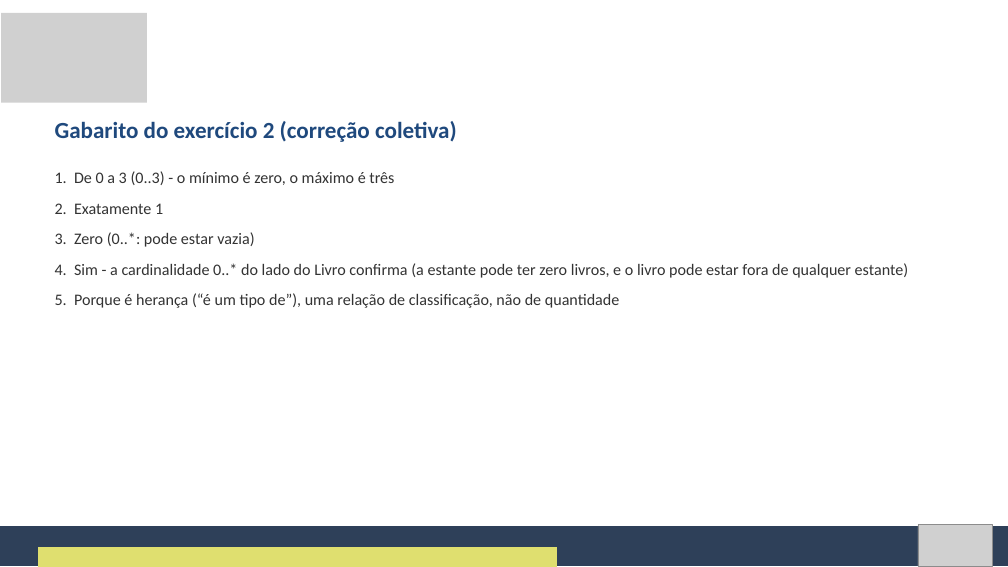
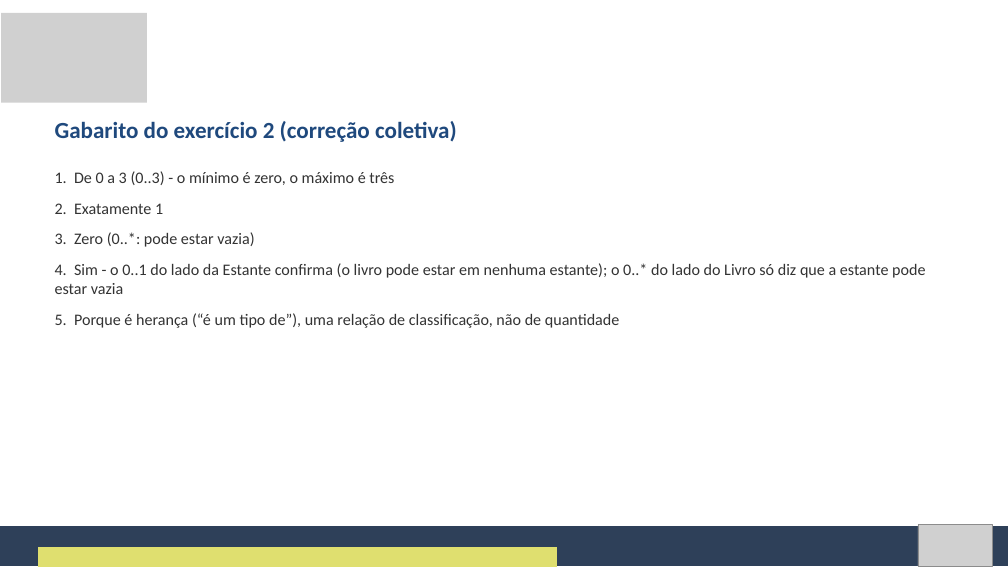
Before and after one commit to Natan20/Curso-Modelagem-De-Sistemas-Material, a slide deck: slide 42 of Aula 06 - 25-09-2026/Aula 6 - Slides.pptx. Drawn at 1008x567 pixels with LibreOffice and Linux fonts; fonts in the diff are those of the drawing; grey boxes stand for pictures. Boxes give left, top, right and bottom in pixels: in the first picture for what was removed or moved away, otherwise in the second. Text is boxed around its words. In the diff, an @@ line names an element or a change of style, - is before the commit and + after.

Commit message:
Corrige cardinalidade Estante-Livro e amplia Apostila da Aula 6
Estante 0..1 —— 0..* Livro: o 0..1 do lado da Estante é o que mostra que o livro existe fora de qualquer estante (agregação). Apostila ganha as seções 1.7 e 1.8 (das palavras do texto à cardinalidade; passo a passo com exemplo resolvido).

```diff
--- a/Aula 06 - 25-09-2026/Aula 6 - Slides.pptx
+++ b/Aula 06 - 25-09-2026/Aula 6 - Slides.pptx
@@ text at <box>55,263,925,294</box>: text changed @@
-4. Sim - a cardinalidade 0..* do lado do Livro confirma (a estante pode ter zero livros, e o livro pode estar fora de qualquer estante)
+4. Sim - o 0..1 do lado da Estante confirma (o livro pode estar em nenhuma estante); o 0..* do lado do Livro só diz que a estante pode estar vazia
```
Also in this commit, not shown: 12 other slides changed, 2 other files.
